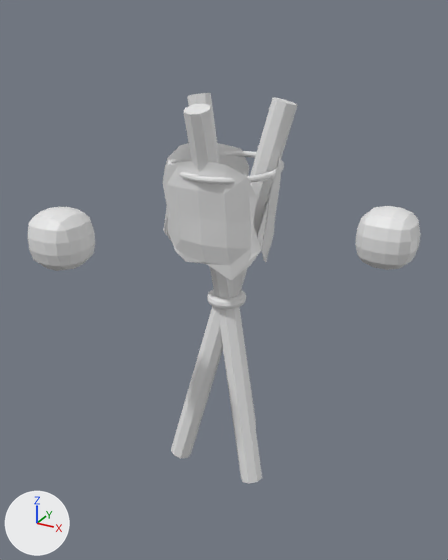
Renders of the Blender file salemstalker/Assets/3D/buildings/cultistshrine.blend from each side of a commit.
The view is the same before and after, from a 50 mm camera at (1.033, -1.901, 1.715) aimed at (0.003, -0.028, 0.778). The axes (+X, +Y, +Z) are drawn at lower left. The lights are the same throughout.
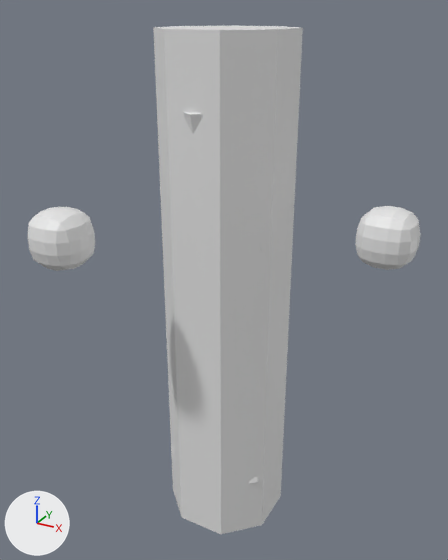
Commit message: model colonys

What the commit changed:
Mesh me_cube is new.
It is an 8-sided cylinder along z spanning x -1.0..1.0, y -1.0..1.0, z -1.0..1.0.
Object 'Cube-colony' (ob_cube_colony) is new; it shows me_cube.
Its location is (0.0, 0.0, 0.693).
Its scale is (0.222, 0.222, 0.962).

Location of each change, [x1, y1, x2, y2] in pixels of the pictures (448 x 560 px):
'Cube-colony', added
    after: [153, 25, 303, 534]
'Cylinder', unchanged, covered by the edit
    before: [171, 93, 297, 484]
    after: [171, 112, 259, 484]
'Plane', unchanged, covered by the edit
    before: [163, 143, 281, 280]
